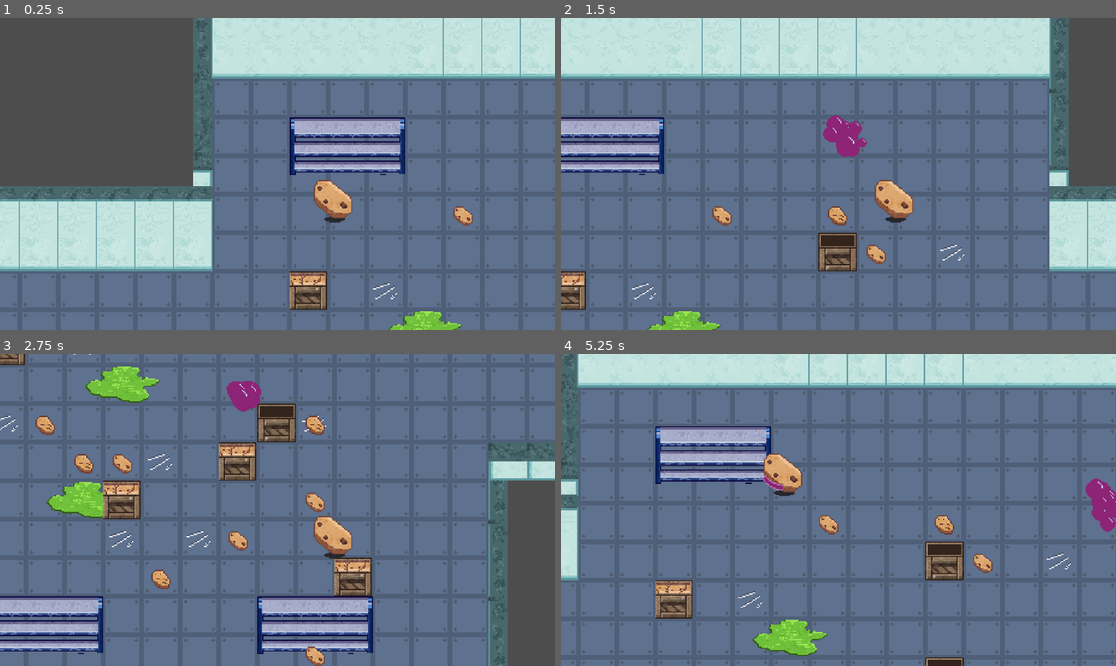
Above: before the commit, frames 1-4 (two rows, left to right).
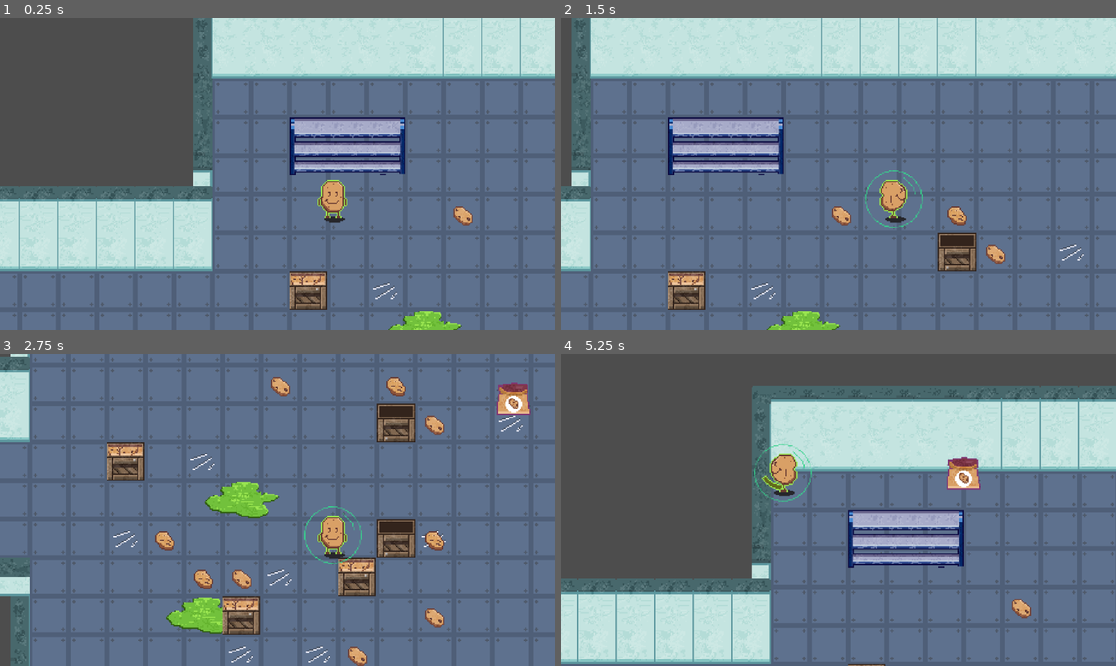
Above: after the commit, the same moments.

Repository: jaredazorbacay/mutato
Game: Godot game, scene res://scenes/main.tscn
Two runs of this game, one before a commit and one after it. Both use one fixed random seed, a clock stepped at 60 frames per second and the inputs below.
Inputs (mouse positions are in pixels of both pictures, inside the frame that each line leads up to):
- Up to frame 1 (0.25 s): no input
- Up to frame 2 (1.5 s): tap Enter at 0.5 s; move the mouse to (960, 158) at 0.52 s; hold D (right) 0.53-1.25 s; tap F at 0.6 s; click (960, 158) at 0.67 s; click (749, 174) at 1.25 s, where only the run after the commit has a clickable "shield"
- Up to frame 3 (2.75 s): move the mouse to (166, 525) at 2.02 s; hold S (down) from 2.03 s (still down); tap F at 2.1 s; click (166, 525) at 2.17 s
- Up to frame 4 (5.25 s): move the mouse to (894, 441) at 2.77 s; release S (down) at 2.78 s; hold D (right) 2.78-3.53 s; tap F every 0.75 s from 2.85 to 5.1 s; click (894, 441) at 2.92 s; move the mouse to (810, 572) at 3.52 s; hold W (up) 3.53-4.28 s; click (810, 572) at 3.67 s; move the mouse to (1005, 556) at 4.27 s; hold A (left) from 4.28 s (still down); click (1005, 556) at 4.42 s; move the mouse to (672, 463) at 5.02 s; click (672, 463) at 5.17 s

The runs differ from the first frame. In frame 1, 0.5% of the frame differs, in the area x 56-64%, y 51-65%; in frame 2, 26%; in frame 3, 32%; in frame 4, 66%, in the area x 0-100%, y 0-100%.

Commit message:
add cards logic

Diff:
--- /dev/null
+++ b/scenes/fertilizer.tscn
@@ -0,0 +1,18 @@
+[gd_scene format=3 uid="uid://cuycrfdgugs8h"]
+
+[ext_resource type="Script" uid="uid://dds0jgqbpvqqy" path="res://scripts/fertilizer.gd" id="1_2pwl4"]
+[ext_resource type="Texture2D" uid="uid://dru0if4buy150" path="res://assets/sprites/fertilizer.png" id="2_lxjq7"]
+
+[sub_resource type="CircleShape2D" id="CircleShape2D_063f5"]
+radius = 18.0
+
+[node name="Fertilizer" type="Area2D" unique_id=1433831537]
+collision_layer = 3
+collision_mask = 3
+script = ExtResource("1_2pwl4")
+
+[node name="Sprite2D" type="Sprite2D" parent="." unique_id=64896470]
+texture = ExtResource("2_lxjq7")
+
+[node name="CollisionShape2D" type="CollisionShape2D" parent="." unique_id=1805637924]
+shape = SubResource("CircleShape2D_063f5")
--- /dev/null
+++ b/scenes/powerup_choice_ui.tscn
@@ -0,0 +1,73 @@
+[gd_scene format=3 uid="uid://blj132hx5m35y"]
+
+[ext_resource type="Texture2D" uid="uid://kml2t3lujpec" path="res://assets/sprites/Cards1.png" id="2_c3a6p"]
+
+[sub_resource type="GDScript" id="GDScript_6wf5g"]
+script/source = "extends CanvasLayer
+
+signal card_selected(index: int)
+
+@onready var card1: Button = $Panel/CardContainer/Card1
+@onready var card2: Button = $Panel/CardContainer/Card2
+@onready var card3: Button = $Panel/CardContainer/Card3
+
+func _ready() -> void:
+	visible = false
+	card1.pressed.connect(func(): _on_card_pressed(0))
+	card2.pressed.connect(func(): _on_card_pressed(1))
+	card3.pressed.connect(func(): _on_card_pressed(2))
+
+func show_choices(powerup_names: Array) -> void:
+	card1.text = powerup_names[0]
+	card2.text = powerup_names[1]
+	card3.text = powerup_names[2]
+	visible = true
+
+func _on_card_pressed(index: int) -> void:
+	visible = false
+	card_selected.emit(index)
+"
+
+[node name="PowerUpChoiceUI" type="CanvasLayer" unique_id=728754942]
+process_mode = 3
+script = SubResource("GDScript_6wf5g")
+
+[node name="Panel" type="Control" parent="." unique_id=1300648991]
+layout_mode = 3
+anchors_preset = 15
+anchor_right = 1.0
+anchor_bottom = 1.0
+grow_horizontal = 2
+grow_vertical = 2
+
+[node name="CardContainer" type="HBoxContainer" parent="Panel" unique_id=1319435280]
+layout_mode = 1
+anchors_preset = 8
+anchor_left = 0.5
+anchor_top = 0.5
+anchor_right = 0.5
+anchor_bottom = 0.5
+grow_horizontal = 2
+grow_vertical = 2
+theme_override_constants/separation = 30
+
+[node name="Card1" type="Button" parent="Panel/CardContainer" unique_id=97949546]
+custom_minimum_size = Vector2(150, 200)
+layout_mode = 2
+icon = ExtResource("2_c3a6p")
+icon_alignment = 1
+expand_icon = true
+
+[node name="Card2" type="Button" parent="Panel/CardContainer" unique_id=999352014]
+custom_minimum_size = Vector2(150, 200)
+layout_mode = 2
+icon = ExtResource("2_c3a6p")
+icon_alignment = 1
+expand_icon = true
+
+[node name="Card3" type="Button" parent="Panel/CardContainer" unique_id=1907893076]
+custom_minimum_size = Vector2(150, 200)
+layout_mode = 2
+icon = ExtResource("2_c3a6p")
+icon_alignment = 1
+expand_icon = true
--- /dev/null
+++ b/scripts/fertilizer.gd
@@ -0,0 +1,9 @@
+extends Area2D
+
+func _ready() -> void:
+	body_entered.connect(_on_body_entered)
+
+func _on_body_entered(body: Node2D) -> void:
+	if body.has_method("show_powerup_choices"):
+		body.show_powerup_choices()
+		queue_free()
--- a/scripts/player.gd
+++ b/scripts/player.gd
@@ -11,13 +11,22 @@
 var shield_hits_remaining: int
 var poison_whip_uses_remaining: int
 var poison_whip_active: bool
+var multi_whip_active: bool
+var multi_whip_count: int
+var is_camouflaged: bool
 
 
 #MUTATION VALUES
 const PoisonBubbles = preload("res://scenes/poison_bubbles.tscn")
+const GrowthPowerUp = preload("res://scripts/powerups/growth.tres")
 const ShieldPowerUp = preload("res://scripts/powerups/shield.tres")
 const PoisonWhipPowerUp = preload("res://scripts/powerups/poison_whip.tres")
+const MultiWhipPowerUp = preload("res://scripts/powerups/multi_whip.tres")
 const CamoPowerUp = preload("res://scripts/powerups/camo.tres")
+const WhipScene = preload("res://scenes/whip.tscn")
+
+const FertilizerScene = preload("res://scenes/fertilizer.tscn")
+const PowerUpChoiceUI = preload("res://scenes/powerup_choice_ui.tscn")
 
 signal powerup_force_ended(powerup_name: String)
 
@@ -25,11 +34,19 @@
 var base_scale: Vector2
 var base_damage: int
 var damage_multiplier: float
-var is_camouflaged: bool
+
+var all_powerups: Array[PowerUp] = [
+	GrowthPowerUp,
+	ShieldPowerUp,
+	PoisonWhipPowerUp,
+	MultiWhipPowerUp,
+	CamoPowerUp
+]
+
+var pending_powerup_choices: Array = []
+var powerup_choice_ui: CanvasLayer
 
 @onready var shield_node = $Shield
-
-const GrowthPowerUp = preload("res://scripts/powerups/growth.tres")
 
 
 func _ready() -> void:
@@ -40,22 +57,19 @@
 	cooldown = 0
 	health = 100
 
-	#PLACEHOLDERS FOR MUTATIONS
-	#initialize
 	poison_whip_uses_remaining = 0
 	poison_whip_active = false
+	multi_whip_active = false
+	multi_whip_count = 4
+	is_camouflaged = false
 
 	base_scale = scale
 	base_damage = 50
 	damage_multiplier = 1.0
 
-	is_camouflaged = false
-
-	#mutation functions
-	#activate_powerup(GrowthPowerUp)
-	#activate_powerup(ShieldPowerUp)
-	activate_powerup(PoisonWhipPowerUp)
-	activate_powerup(CamoPowerUp)
+	powerup_choice_ui = PowerUpChoiceUI.instantiate()
+	get_tree().root.add_child.call_deferred(powerup_choice_ui)
+	powerup_choice_ui.card_selected.connect(_on_powerup_card_selected)
 
 
 func get_input():
@@ -67,7 +81,6 @@
 	if is_camouflaged:
 		return
 
-	#//Movement based direction
 	if (!isAttacking and velocity.length() !=0):
 		if velocity.x > 0:
 			xDirection = "R"
@@ -93,23 +106,31 @@
 	get_input()
 	move_and_slide()
 
-func _input(event: InputEvent) -> void:
+func _unhandled_input(event: InputEvent) -> void:
 	if event is InputEventMouseButton and event.button_index == MOUSE_BUTTON_LEFT:
 		var mouse = get_local_mouse_position()
 		whip_attack(mouse.angle())
 
+func _input(event: InputEvent) -> void:
+	if event is InputEventKey and event.pressed and event.keycode == KEY_F:
+		spawn_test_fertilizer()
+
+
+func spawn_test_fertilizer() -> void:
+	var fert = FertilizerScene.instantiate()
+	get_parent().add_child(fert)
+	fert.global_position = global_position + Vector2(150, 0)
+
 
 func whip_attack(angle) -> void:
 
 	if (cooldown > 0):
 		return
 	cooldown = 0.1
-	$Whip.rotation = angle
 
 	AudioController.play_whip()
 
 	isAttacking = true
-	#//mouse-based direction
 	var mouse = get_local_mouse_position()
 	var cropped_angle = snappedf(mouse.angle(), PI/4) / (PI/4)
 	cropped_angle = wrapi(int(cropped_angle), 0, 8)
@@ -125,37 +146,51 @@
 				recalculate_damage_multiplier()
 				powerup_force_ended.emit("poison_whip")
 
-	#POISON WHIP TESTING HERE
+	if multi_whip_active:
+		var angle_step = TAU / multi_whip_count
+		for i in multi_whip_count:
+			var swing_angle = angle + (angle_step * i)
+			var whip_node = $Whip if i == 0 else WhipScene.instantiate()
+			if i != 0:
+				add_child(whip_node)
+			perform_whip_swing(whip_node, swing_angle)
+			if i != 0:
+				await get_tree().create_timer(0.5).timeout
+				whip_node.queue_free()
+	else:
+		await perform_whip_swing($Whip, angle)
+
+	isAttacking = false
+	run_cooldown()
+
+
+func perform_whip_swing(whip_node: Node2D, angle: float) -> void:
+	whip_node.rotation = angle
+
+	if angle > 0:
+		whip_node.z_index = 1
+	else:
+		whip_node.z_index = -1
+
 	if poison_whip_active:
-		$Whip/AnimatedSprite2D.play("whip_poison")
-	else:
-		$Whip/AnimatedSprite2D.play("whip")
-
-
-	#$Whip/AnimatedSprite2D.play("whip")
+		whip_node.get_node("AnimatedSprite2D").play("whip_poison")
+	else:
+		whip_node.get_node("AnimatedSprite2D").play("whip")
 
 	await get_tree().create_timer(0.2).timeout
 
 	if poison_whip_active:
 		var bubbles = PoisonBubbles.instantiate()
 		get_parent().add_child(bubbles)
-		bubbles.global_position = $Whip/Area2D/CollisionShape2D.global_position
+		bubbles.global_position = whip_node.get_node("Area2D/CollisionShape2D").global_position
 		bubbles.emitting = true
 
-	var bodies: Array = $Whip/Area2D.get_overlapping_bodies()
+	var bodies: Array = whip_node.get_node("Area2D").get_overlapping_bodies()
 	for body in bodies:
 		var damage = base_damage * damage_multiplier
 		body.take_damage(damage, global_position)
 		if poison_whip_active:
 			body.apply_poison(2, 3, 1.0)
-
-	if poison_whip_active:
-		poison_whip_uses_remaining -= 1
-		if poison_whip_uses_remaining <= 0:
-			poison_whip_active = false
-
-	isAttacking = false
-	run_cooldown()
 
 
 func take_damage(damage: int) -> void:
@@ -174,7 +209,6 @@
 		queue_free()
 
 
-#MUTATION FUNCTIONS
 func activate_powerup(powerup: PowerUp) -> void:
 	if active_powerups.has(powerup.powerup_name):
 		return
@@ -207,12 +241,26 @@
 		if "damage_multiplier" in powerup:
 			damage_multiplier *= powerup.damage_multiplier
 
-func activate_poison_whip() -> void:
-	poison_whip_active = true
-	poison_whip_uses_remaining = 20
-
-
-#********* UTILS **********#
+
+func show_powerup_choices() -> void:
+	var choices = all_powerups.duplicate()
+	choices.shuffle()
+	choices = choices.slice(0, 3)
+
+	get_tree().paused = true
+	pending_powerup_choices = choices
+
+	var names: Array = []
+	for p in choices:
+		names.append(p.powerup_name)
+	powerup_choice_ui.show_choices(names)
+
+func _on_powerup_card_selected(index: int) -> void:
+	var chosen = pending_powerup_choices[index]
+	get_tree().paused = false
+	activate_powerup(chosen)
+
+
 func set_face_index_by_angle(angle) -> void:
 
 	match angle:
--- /dev/null
+++ b/scripts/powerup_choice_ui.gd
@@ -0,0 +1,11 @@
+extends CanvasLayer
+
+
+# Called when the node enters the scene tree for the first time.
+func _ready() -> void:
+	pass # Replace with function body.
+
+
+# Called every frame. 'delta' is the elapsed time since the previous frame.
+func _process(delta: float) -> void:
+	pass
Binary file added: assets/sprites/Cards1.png
Not shown, added: assets/sprites/Cards1.png.import
Binary file added: assets/sprites/fertilizer.png
Not shown, added: assets/sprites/fertilizer.png.import
Not shown, added: scripts/fertilizer.gd.uid
Not shown, added: scripts/powerup_choice_ui.gd.uid
